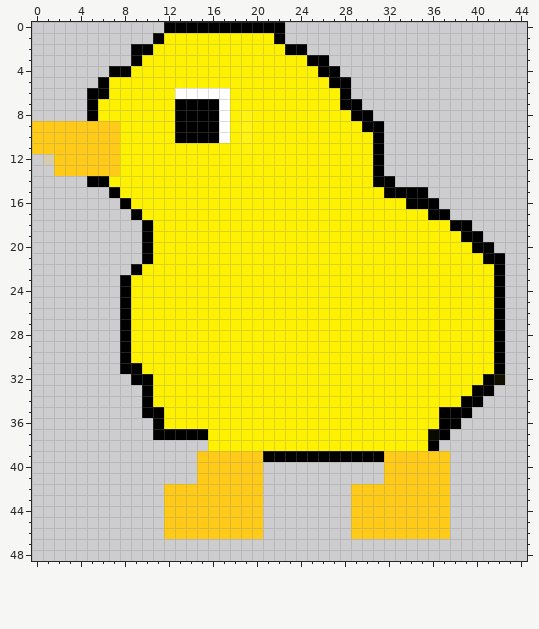
Two states of a pixel-art sprite, client/resources/duck/idle.png. Above: the version before the commit.
The file is 64x64 pixels. Pixels under 10% opacity are left out. Colours within 5 levels of each other are drawn and written as one. Shown: x 0..44, y 0..48.
The same view after the edit:
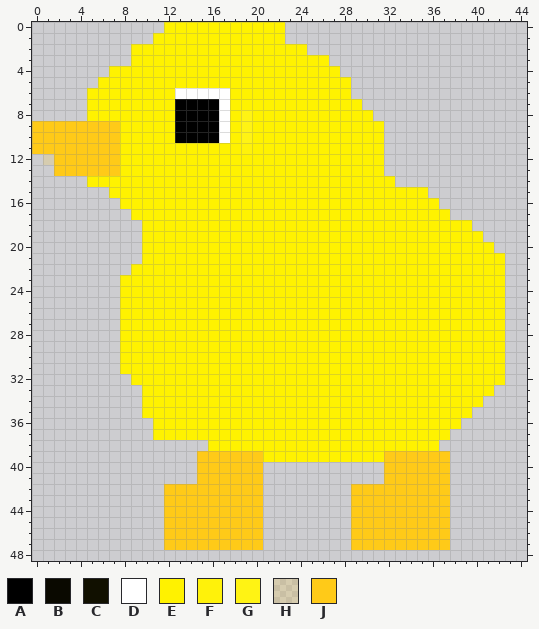
Palette (. is transparent): A #000000  B #0a0900  C #111000  D #ffffff  E #fff200  F #fff20a  G #fff314  H #ffc6172d  J #ffca18
The exact change:
y 0: x 12..22 AAAAAAAAAAA -> EEEEEEEEEEE
y 1: x 11 A -> E; x 22 A -> E
y 2: x 9..10 AA -> EE; x 23..24 AA -> EE
y 3: x 9 A -> E; x 25..26 AA -> EE
y 4: x 7..8 AA -> EE; x 26..27 AA -> EE
y 5: x 6 A -> E; x 27..28 AA -> EE
y 6: x 5..6 AA -> EE; x 28 A -> E
y 7: x 5 A -> E; x 28..29 AA -> EE
y 8: x 5 A -> E; x 29..30 AA -> EE
y 9: x 30..31 AA -> EE
y 10..13: x 31 A -> E
y 14: x 5..6 AA -> EE; x 31..32 AA -> EE
y 15: x 7 A -> E; x 32..35 AAAA -> EEEE
y 16: x 8 A -> E; x 34..36 AAA -> EEE
y 17: x 9 A -> E; x 36..37 AA -> EE
y 18: x 10 A -> E; x 38..39 AA -> EE
y 19: x 10 A -> E; x 39..40 AA -> EE
y 20: x 10 A -> E; x 40..41 AA -> EE
y 21: x 10 A -> E; x 41..42 AA -> EE
y 22: x 9 A -> E; x 42 A -> E
y 23..30: x 8 A -> E; x 42 A -> E
y 31: x 8..9 AA -> EE; x 42 A -> E
y 32: x 9..10 AA -> EE; x 41..42 AC -> EE
y 33: x 10 A -> E; x 40..41 AA -> EE
y 34: x 10 A -> E; x 39..40 AA -> EE
y 35: x 10..11 AA -> EE; x 37..39 AAA -> EEE
y 36: x 11 A -> E; x 37..38 AA -> EE
y 37: x 11..15 AAAAA -> EEEEE; x 36..37 BA -> EE
y 38: x 36 A -> E
y 39: x 21..31 AAAAAAAAAAA -> EEEEEEEEEEE
y 47: x 12..20 ......... -> JJJJJJJJJ; x 29..37 ......... -> JJJJJJJJJ
Where, in picture pixels (left, top, right, bottom), the same in both pictures:
changed: (87, 22, 505, 451)
changed: (263, 451, 384, 462)
added: (164, 539, 263, 550)
added: (351, 539, 450, 550)
